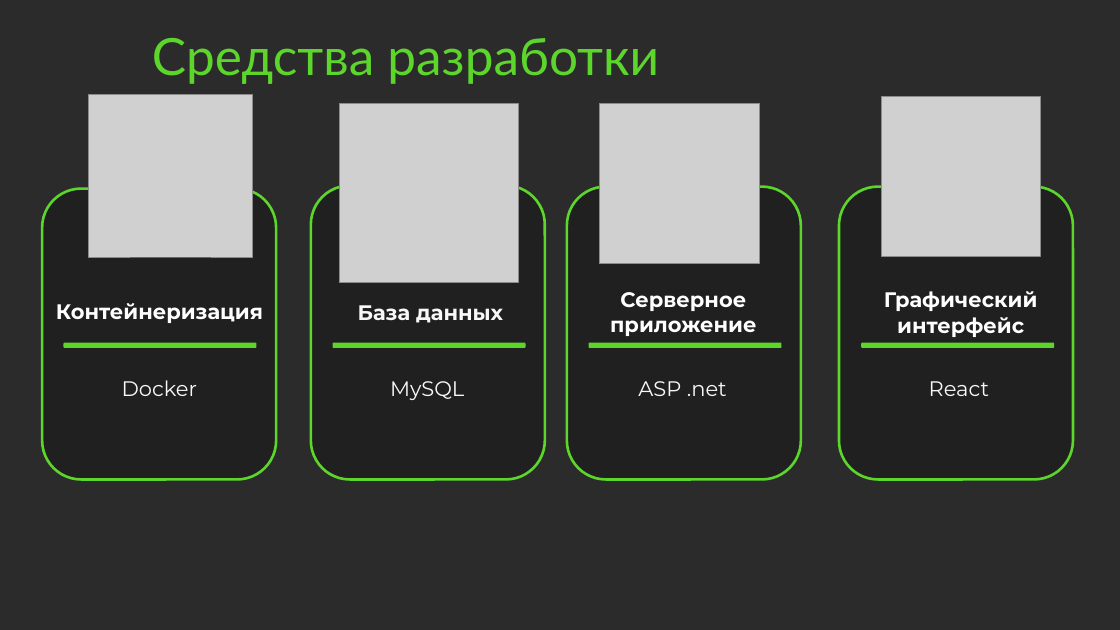
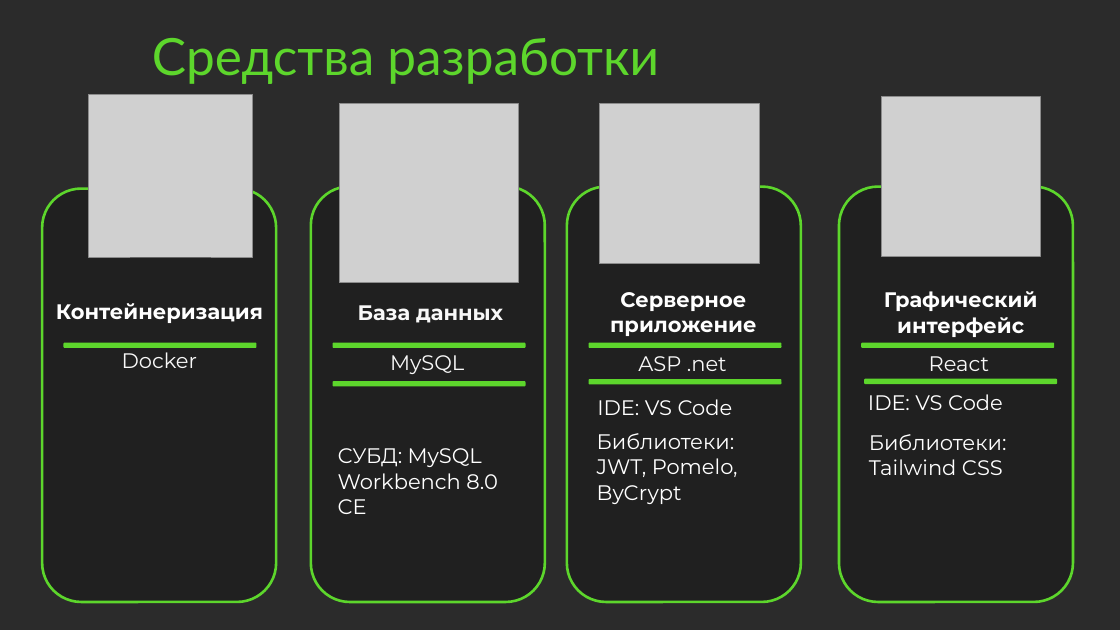
Before and after one commit to amadesya/CourseProject, a slide deck: slide 6 of Документация/Разработка подсистемы СмартФикс.pptx. Drawn at 1120x630 pixels with LibreOffice and Linux fonts; fonts in the diff are those of the drawing; grey boxes stand for pictures; background and template pictures are left out; a plain dark background stands for a picture behind light text. Boxes give left, top, right and bottom in pixels: in the first picture for what was removed or moved away, otherwise in the second. Text is boxed around its words. In the diff, an @@ line names an element or a change of style, - is before the commit and + after.

```diff
--- a/Документация/Разработка подсистемы СмартФикс.pptx
+++ b/Документация/Разработка подсистемы СмартФикс.pptx
@@ rounded rectangle resized from (x1=42, y1=189, x2=276, y2=480) to (x1=42, y1=189, x2=276, y2=602) @@
@@ rounded rectangle resized from (x1=311, y1=186, x2=545, y2=480) to (x1=311, y1=187, x2=545, y2=602) @@
@@ rounded rectangle resized from (x1=567, y1=187, x2=802, y2=480) to (x1=567, y1=187, x2=802, y2=602) @@
@@ rounded rectangle resized from (x1=839, y1=187, x2=1074, y2=480) to (x1=839, y1=187, x2=1074, y2=602) @@
@@ text "Docker" moved from (x1=122, y1=380, x2=197, y2=396) to (x1=122, y1=352, x2=197, y2=368) @@
@@ 3 texts moved together from (x1=390, y1=381, x2=989, y2=400) to (x1=390, y1=355, x2=989, y2=374) @@
@@ rounded rectangle added at (x1=334, y1=381, x2=525, y2=386), fill #5DD62C, outline #5DD62C 1 pt @@
@@ rounded rectangle added at (x1=589, y1=380, x2=781, y2=384), fill #5DD62C, outline #5DD62C 1 pt @@
@@ rounded rectangle added at (x1=865, y1=380, x2=1056, y2=384), fill #5DD62C, outline #5DD62C 1 pt @@
@@ text added at (x1=597, y1=399, x2=733, y2=415), 18 pt, text #FFFFFF @@
+IDE: VS Code
@@ text added at (x1=868, y1=394, x2=1003, y2=410), 18 pt, text #FFFFFF @@
+IDE: VS Code
@@ text added at (x1=338, y1=448, x2=498, y2=514), 18 pt, text #FFFFFF @@
+СУБД: MySQL Workbench 8.0 CE
@@ text added at (x1=597, y1=433, x2=738, y2=504), 18 pt, text #FFFFFF @@
+Библиотеки: JWT, Pomelo, ByCrypt
@@ text added at (x1=869, y1=434, x2=1007, y2=475), 18 pt, text #FFFFFF @@
+Библиотеки:
+Tailwind CSS
```
